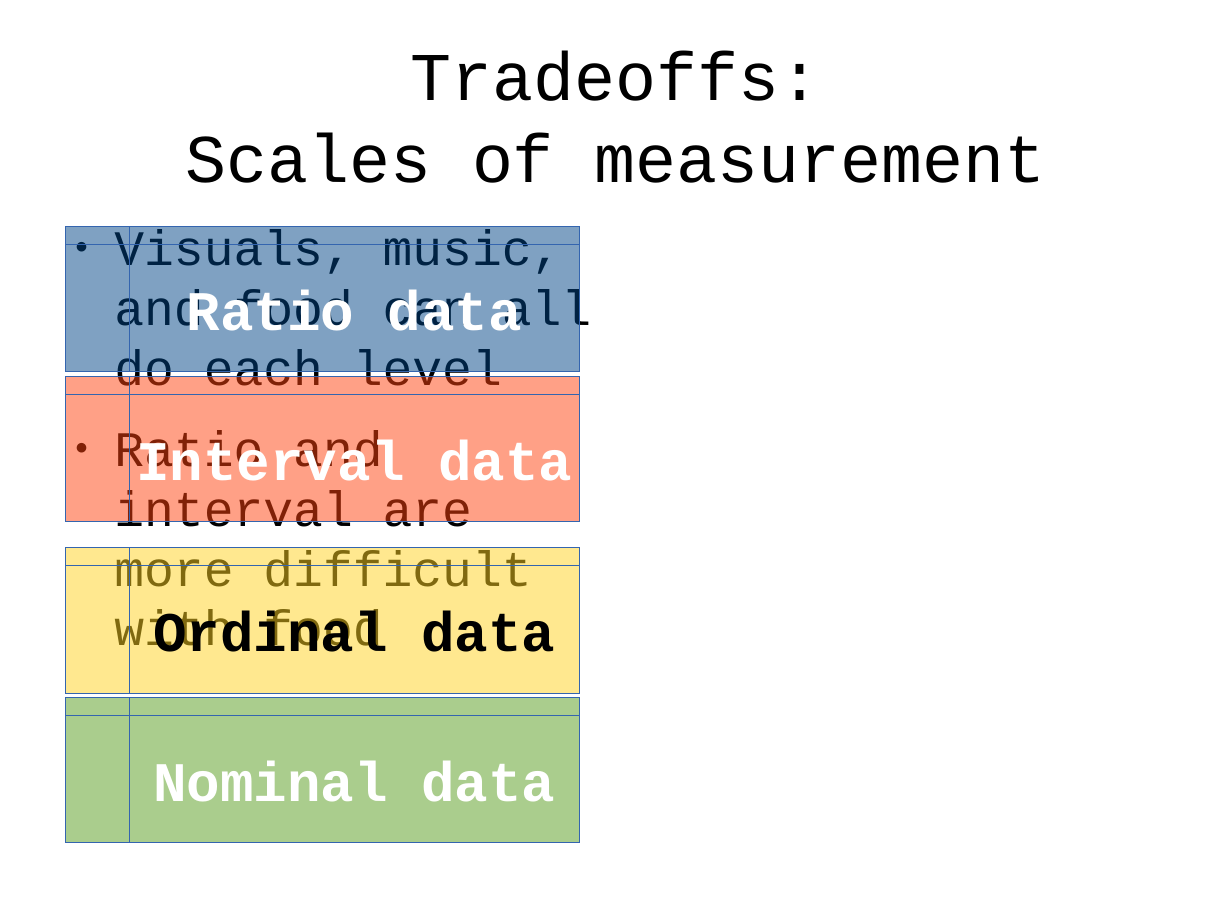
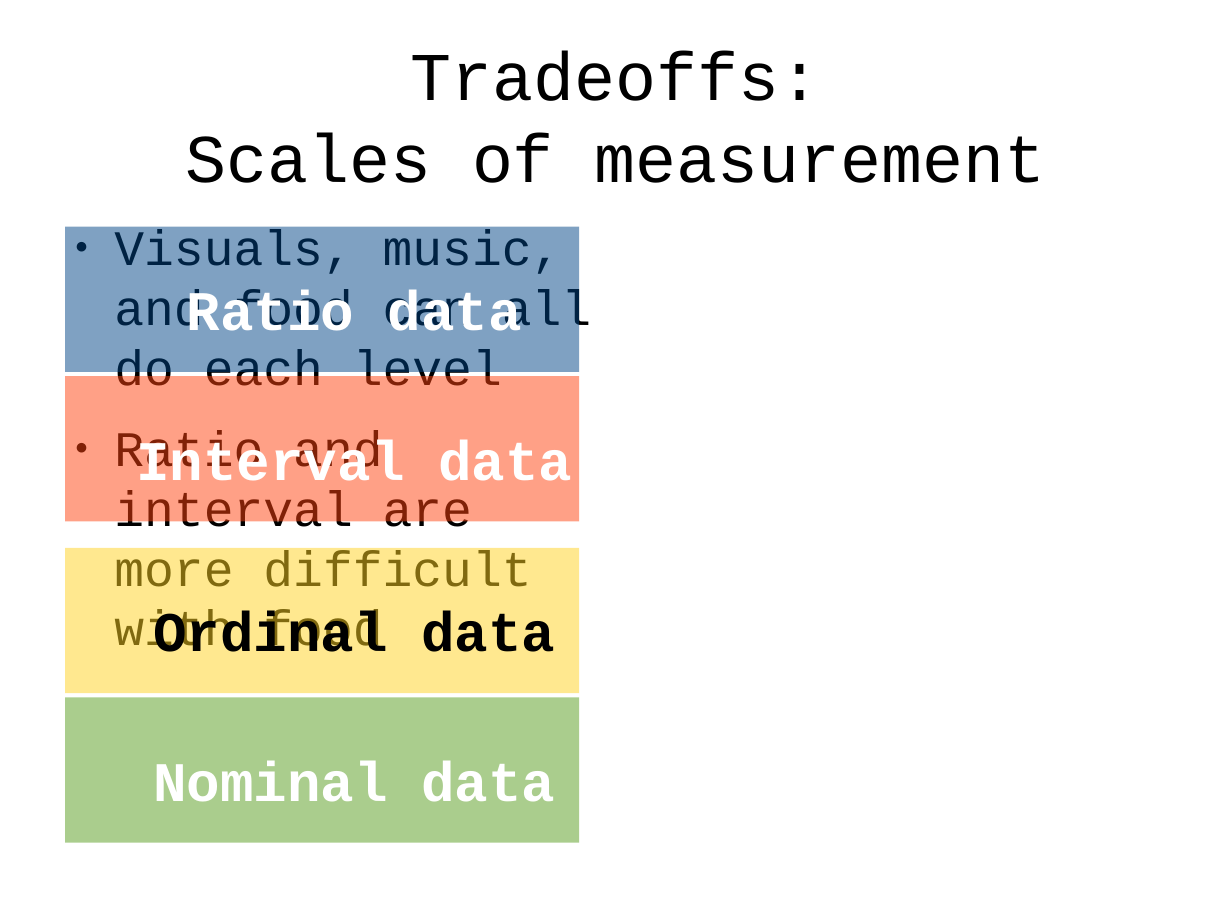
Before and after one commit to tlevine/gastronomification-big-data-talk, a slide deck: slide 32 of big-senses.odp. Drawn at 1232x924 pixels with LibreOffice and Linux fonts; fonts in the diff are those of the drawing; background and template pictures are left out. Boxes give left, top, right and bottom in pixels: in the first picture for what was removed or moved away, otherwise in the second. Text is boxed around its words. In the diff, an @@ line names an element or a change of style, - is before the commit and + after.

```diff
--- a/big-senses.odp
+++ b/big-senses.odp
@@ outline #3465AF 0 pt to none in 4 elements at [65, 227, 579, 372], [65, 377, 579, 522], [65, 548, 579, 693], [65, 698, 579, 843] @@
```
Also in this commit, not shown: 3 other slides changed, 4 slides added, 3 slides removed.
